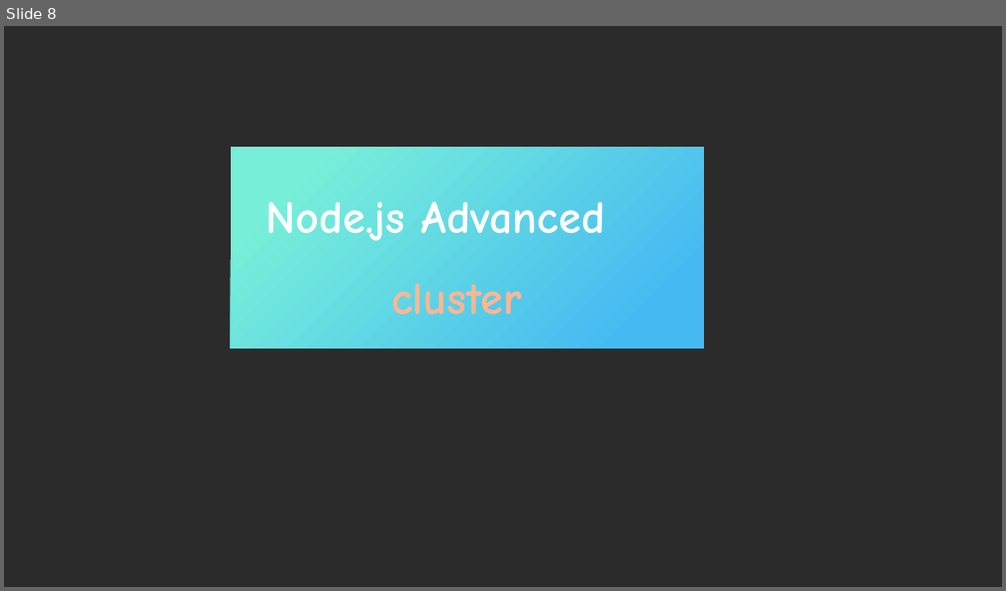
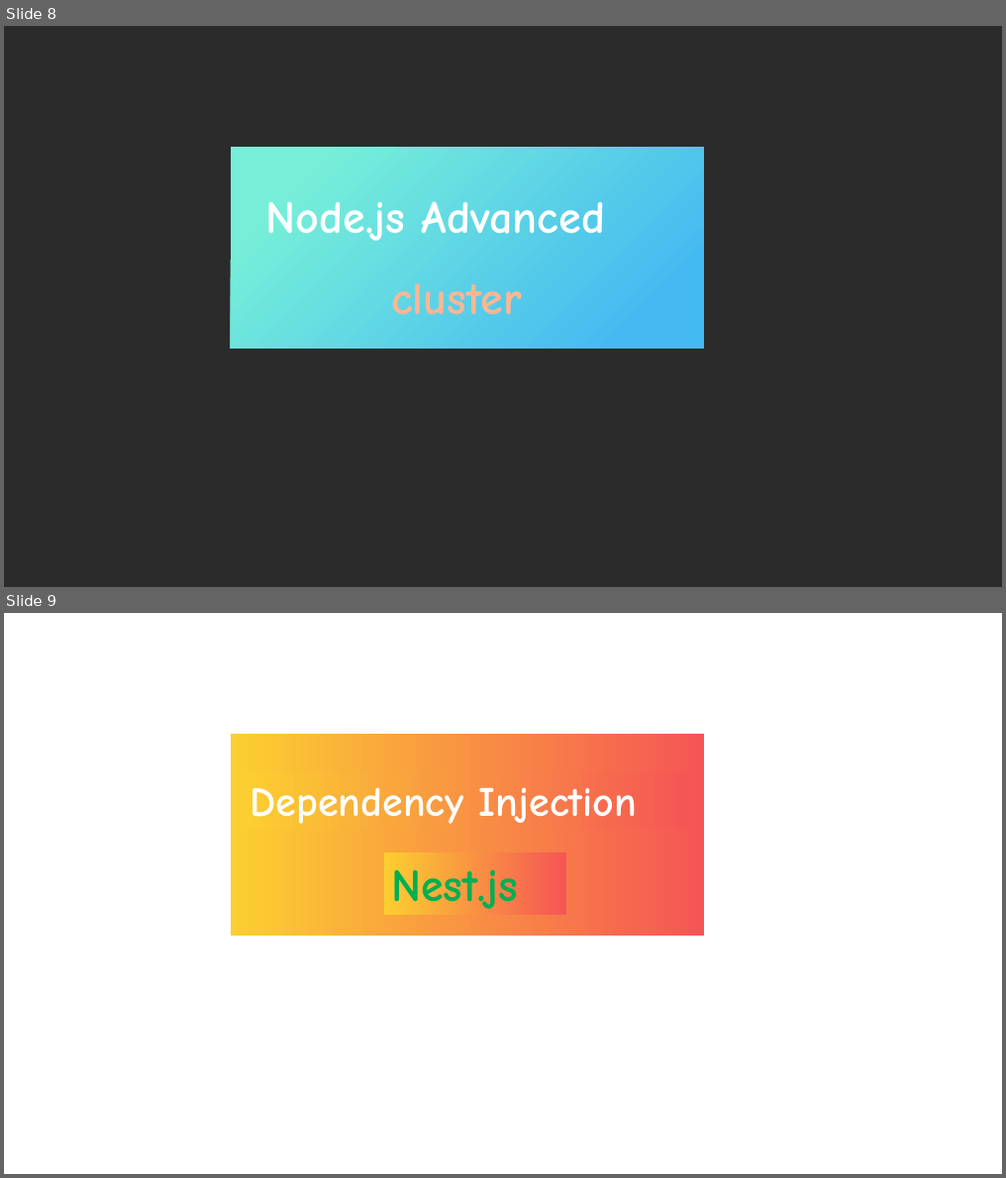
Before and after one commit to ParadeTo/blog, a slide deck: 公众号封面.pptx. Shown one above the other, each under a label of ours: slide 8 before the commit, slides 8 and 9 after it. The pictures are 1006x591 and 1006x1178 pixels, drawn with LibreOffice and Linux fonts; fonts in the diff are those of the drawing; background and template pictures are left out; a plain dark background stands for a picture behind light text. Boxes give left, top, right and bottom in pixels: in the first picture for what was removed or moved away, otherwise in the second. Text is boxed around its words. In the diff, an @@ line names an element or a change of style, - is before the commit and + after.

Commit message:
update ppt

```diff
--- a/公众号封面.pptx
+++ b/公众号封面.pptx
@@ slide 9 added at box(4, 613, 1002, 1174), background picture (left out) @@
@@ rectangle added at box(230, 735, 703, 936), fill gradient #FCCF31 to #F55555 @@
@@ text added at box(251, 787, 637, 824), 40 pt, text #FFFFFF, bold @@
+Dependency Injection
@@ rectangle added at box(384, 853, 566, 916), fill gradient #FCCF31 to #F55555, 44 pt, text #00B050, bold @@
+Nest.js
```
Also in this commit, not shown: 1 other file.
